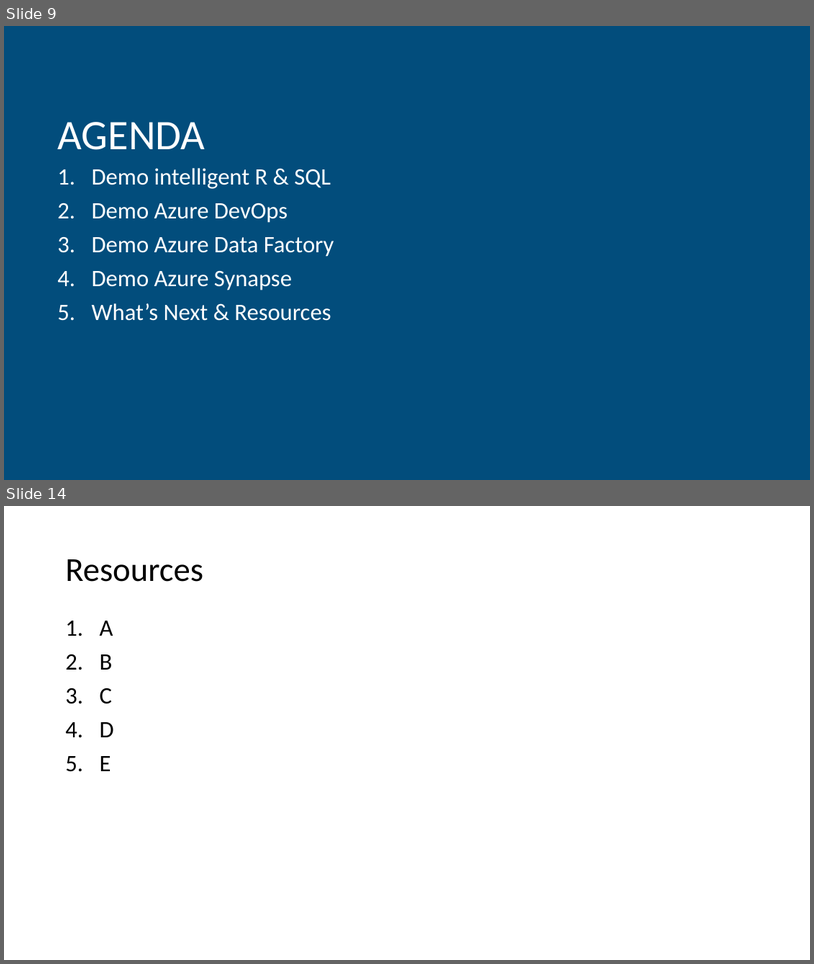
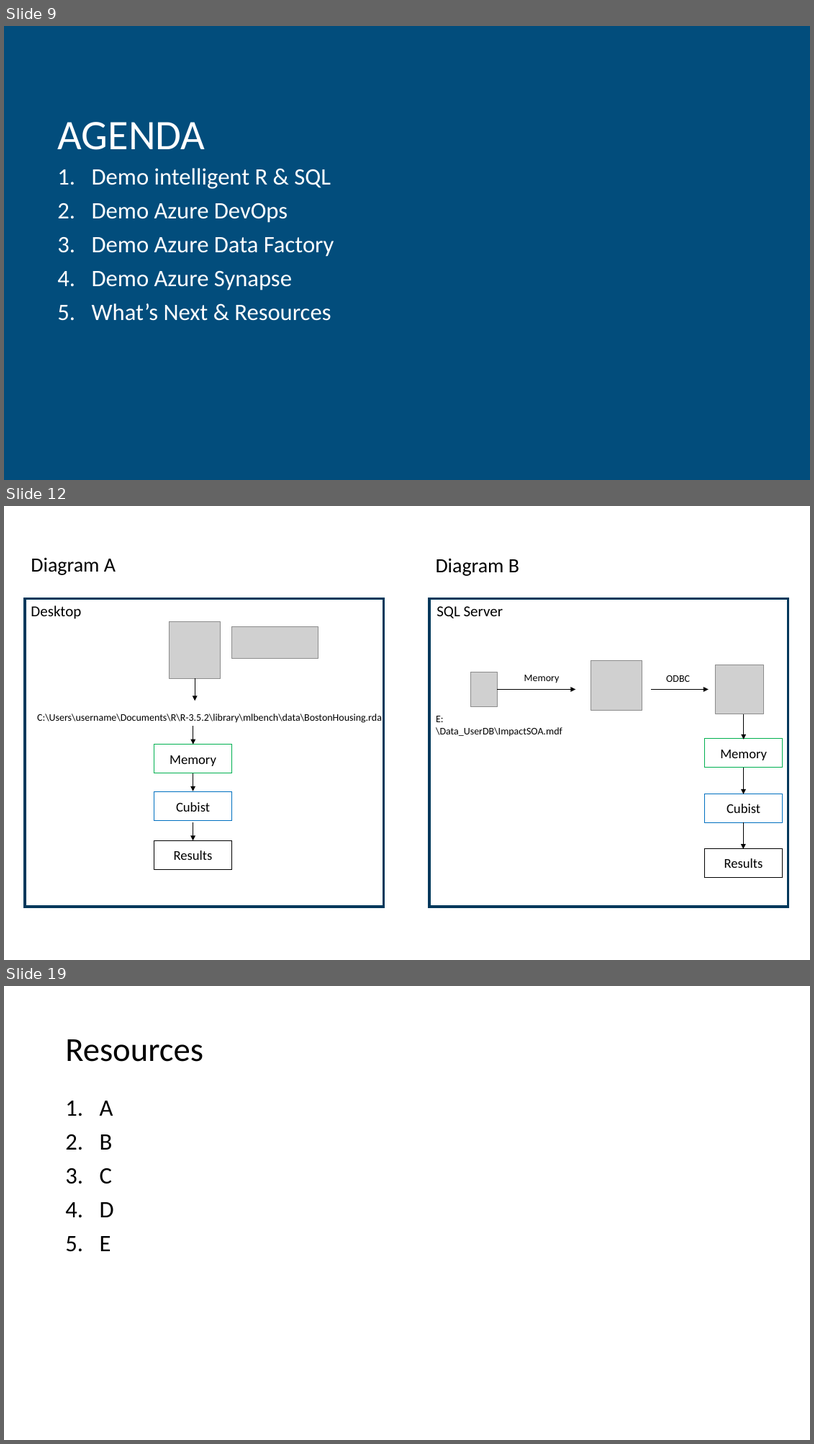
Before and after one commit to hfleitas/AzureSynapseForActuaries, a slide deck: Brent-Hiram-BackToBasicsAnalyticsForActuaries_format.pptx. Shown one above the other, each under a label of ours: slides 9 and 14 before the commit, slides 9, 12 and 19 after it; the slides between them are not shown. The pictures are 814x964 and 814x1444 pixels, drawn with LibreOffice and Linux fonts; fonts in the diff are those of the drawing; grey boxes stand for pictures; background and template pictures are left out. Boxes give left, top, right and bottom in pixels: in the first picture for what was removed or moved away, otherwise in the second. Text is boxed around its words. In the diff, an @@ line names an element or a change of style, - is before the commit and + after.

```diff
--- a/Brent-Hiram-BackToBasicsAnalyticsForActuaries_format.pptx
+++ b/Brent-Hiram-BackToBasicsAnalyticsForActuaries_format.pptx
@@ slide 12 added at box(4, 506, 810, 960), background #FFFFFF @@
@@ group added at box(25, 557, 384, 906): 4 rectangles, 4 arrows, 3 texts, 2 pictures @@
+C:\Users\username\Documents\R\R-3.5.2\library\mlbench\data\BostonHousing.rda
+Memory
+Cubist
+Results
+Diagram A
+Desktop
@@ group added at box(430, 558, 789, 906): 5 arrows, 5 texts, 4 rectangles, 3 pictures @@
+Memory
+Cubist
+Results
+Diagram B
+SQL Server
+Memory
+ODBC
+E:\Data_UserDB\ImpactSOA.mdf
@@ page number added at box(391, 940, 423, 950), 13 pt, text #FFFFFF @@
+12
@@ what was slide 14 is now slide 19 @@
```
Also in this commit, not shown: 4 slides changed, 4 other slides added.
